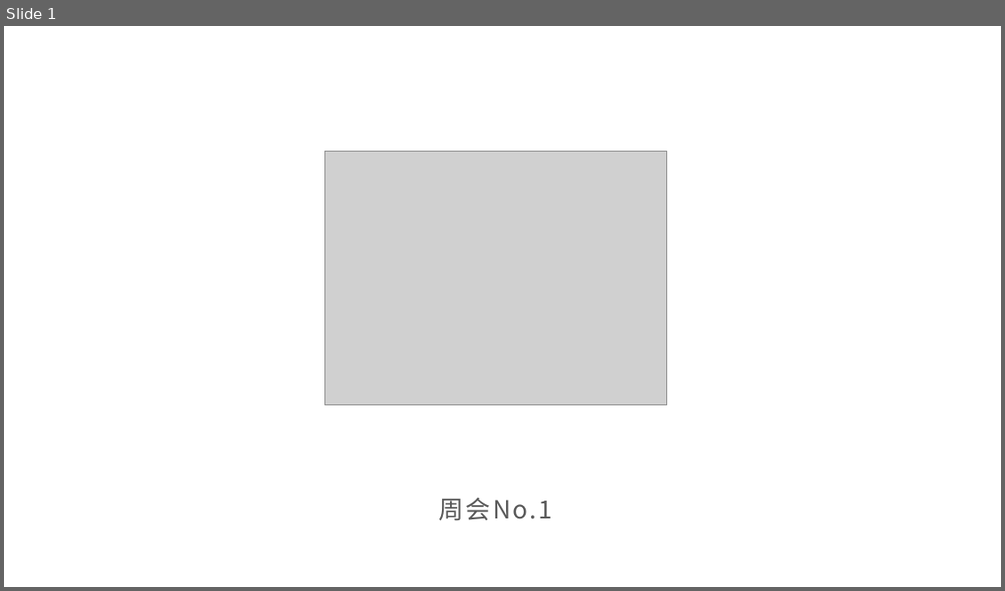
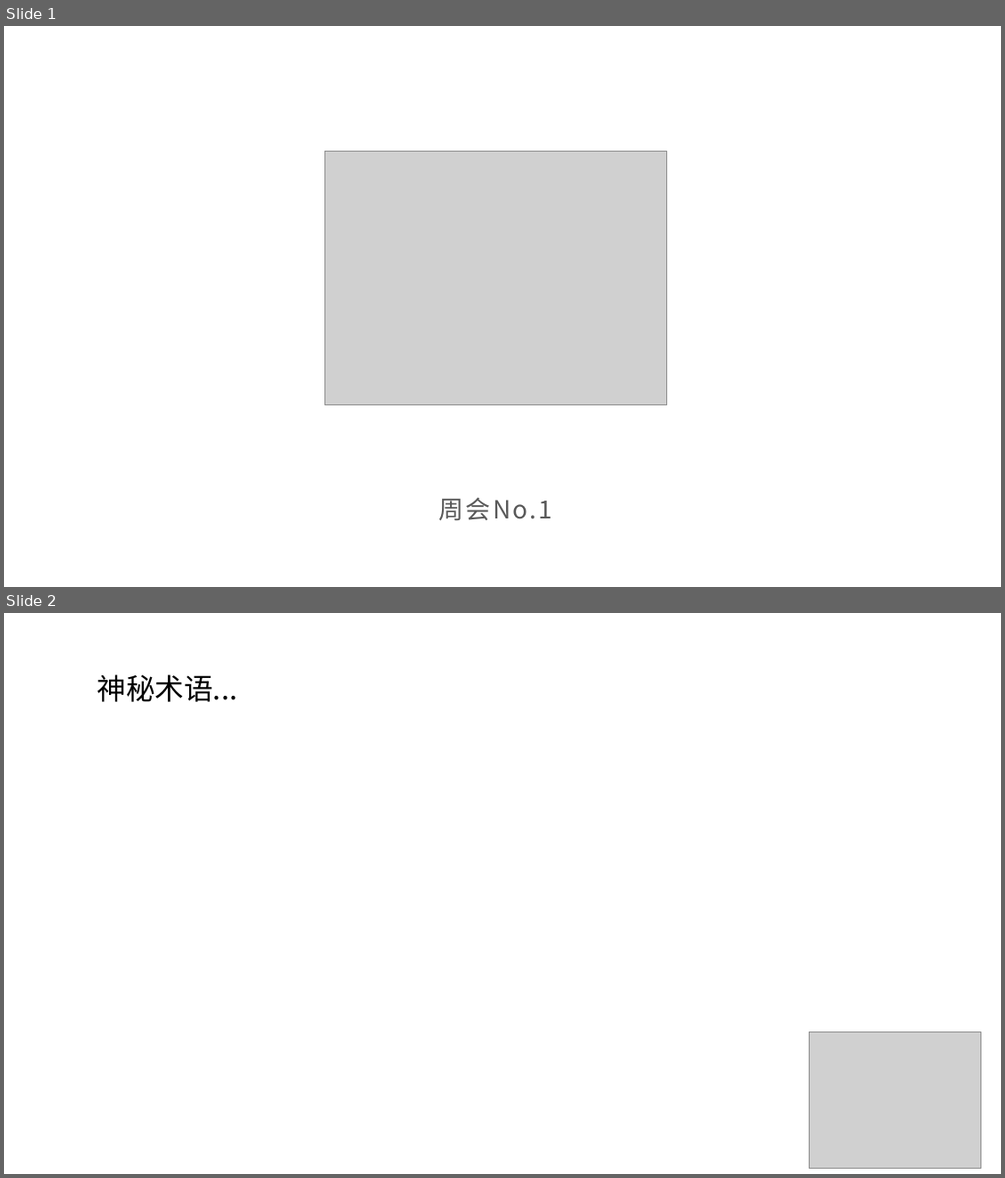
Before and after one commit to SCPZ24/AgentFlow-Salon, a slide deck: Meeting01.pptx. Shown one above the other, each under a label of ours: slide 1 before the commit, slides 1 and 2 after it. The pictures are 1005x591 and 1005x1178 pixels, drawn with LibreOffice and Linux fonts; fonts in the diff are those of the drawing; grey boxes stand for pictures. Boxes give left, top, right and bottom in pixels: in the first picture for what was removed or moved away, otherwise in the second. Text is boxed around its words. In the diff, an @@ line names an element or a change of style, - is before the commit and + after.

```diff
--- a/Meeting01.pptx
+++ b/Meeting01.pptx
@@ slide 2 added at (4,613,1001,1174), background #FFFFFF @@
@@ text added at (97,674,238,702), 28 pt, text #000000 @@
+神秘术语...
@@ picture added at (809,1032,981,1167) @@
```
Also in this commit, not shown: 8 other slides added, 1 slide removed.
